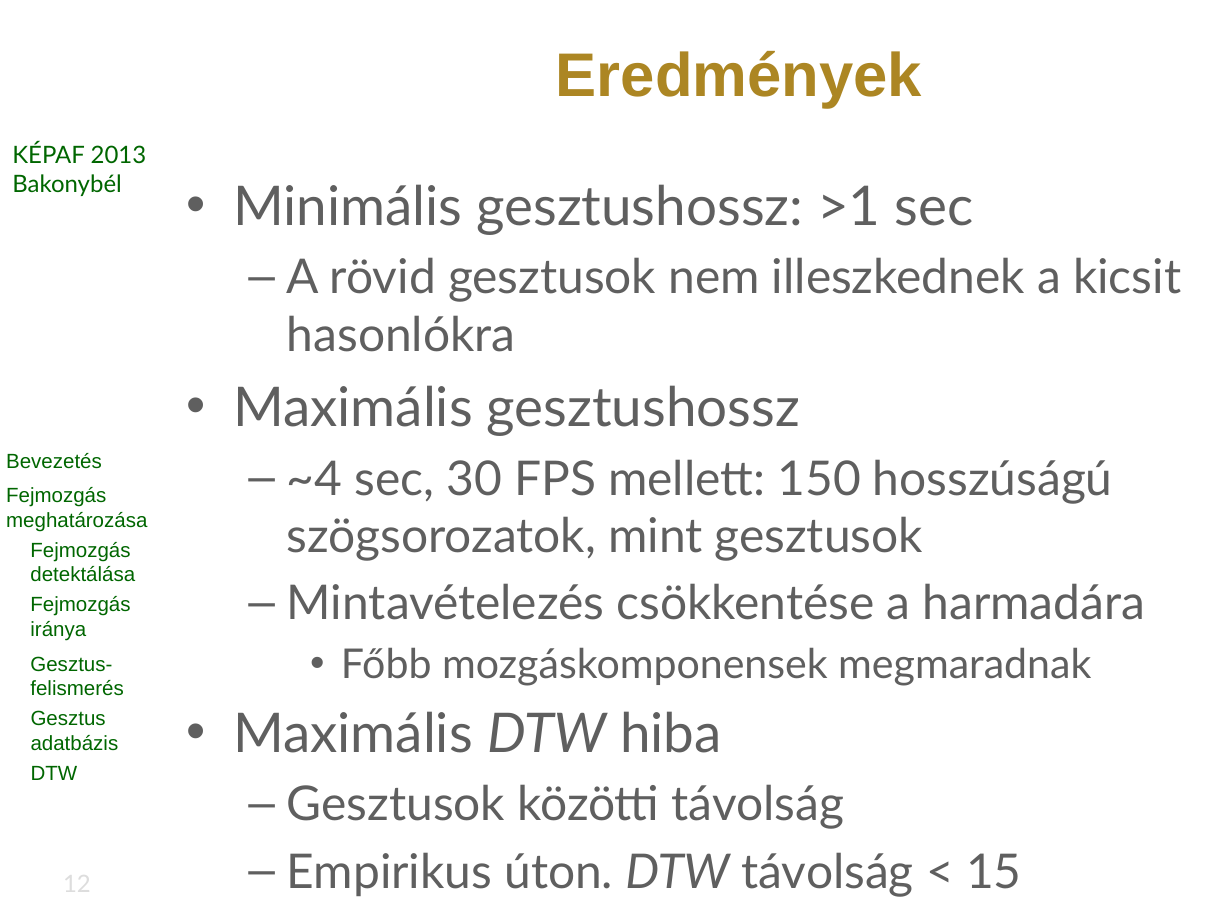
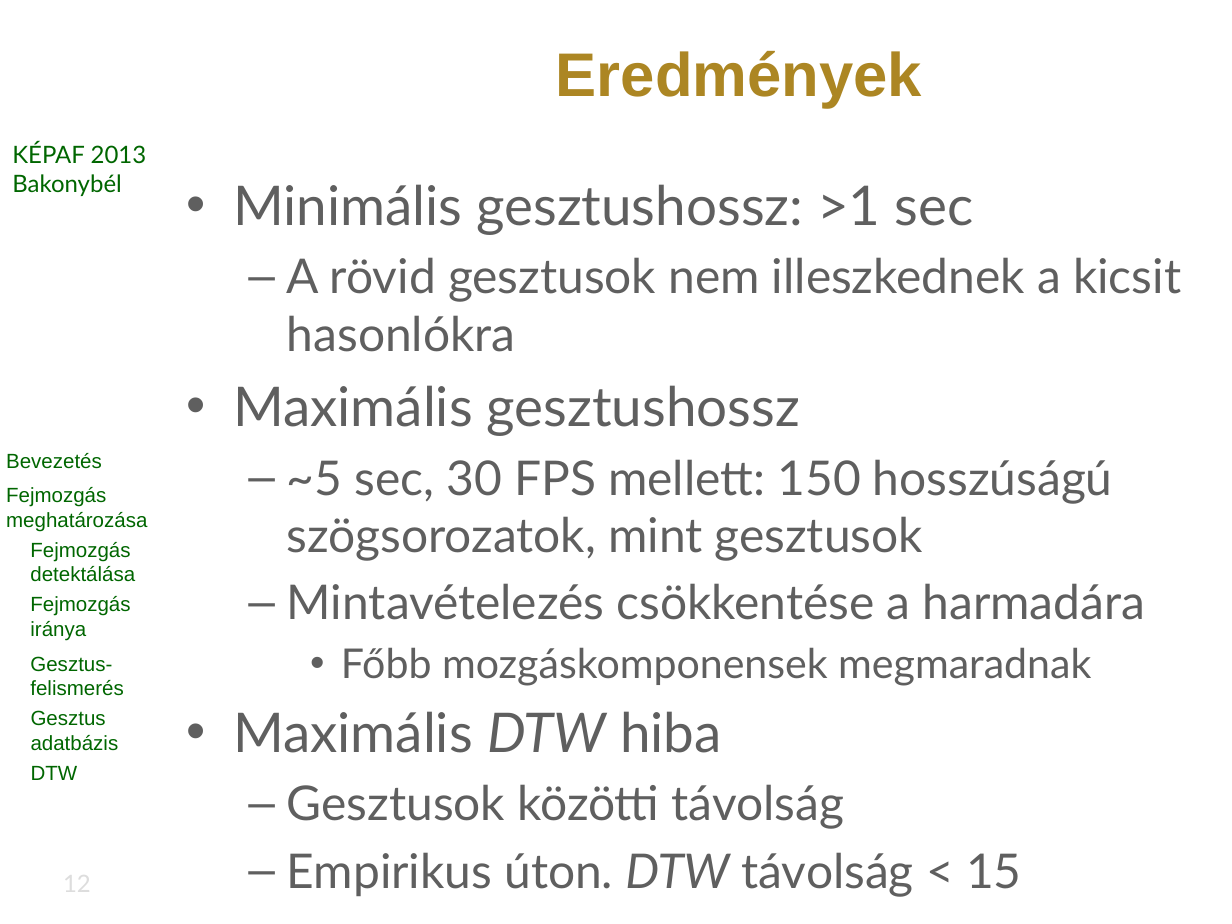
Before and after one commit to vohoaiviet/face-gesture-api, a slide deck: slide 12 of HeadMovement/research/kepaf/ppt/bertok.kornel.kepaf.2013.pptx. Drawn at 1232x924 pixels with LibreOffice and Linux fonts; fonts in the diff are those of the drawing; background and template pictures are left out. Boxes give left, top, right and bottom in pixels: in the first picture for what was removed or moved away, otherwise in the second. Text is boxed around its words. In the diff, an @@ line names an element or a change of style, - is before the commit and + after.

```diff
--- a/HeadMovement/research/kepaf/ppt/bertok.kornel.kepaf.2013.pptx
+++ b/HeadMovement/research/kepaf/ppt/bertok.kornel.kepaf.2013.pptx
@@ text at (x1=287, y1=459, x2=1113, y2=561): text changed @@
-  – ~4 sec, 30 FPS mellett: 150 hosszúságú szögsorozatok, mint gesztusok
+  – ~5 sec, 30 FPS mellett: 150 hosszúságú szögsorozatok, mint gesztusok
```
Also in this commit, not shown: 5 other slides changed, 1 slide added, 2 other files.
